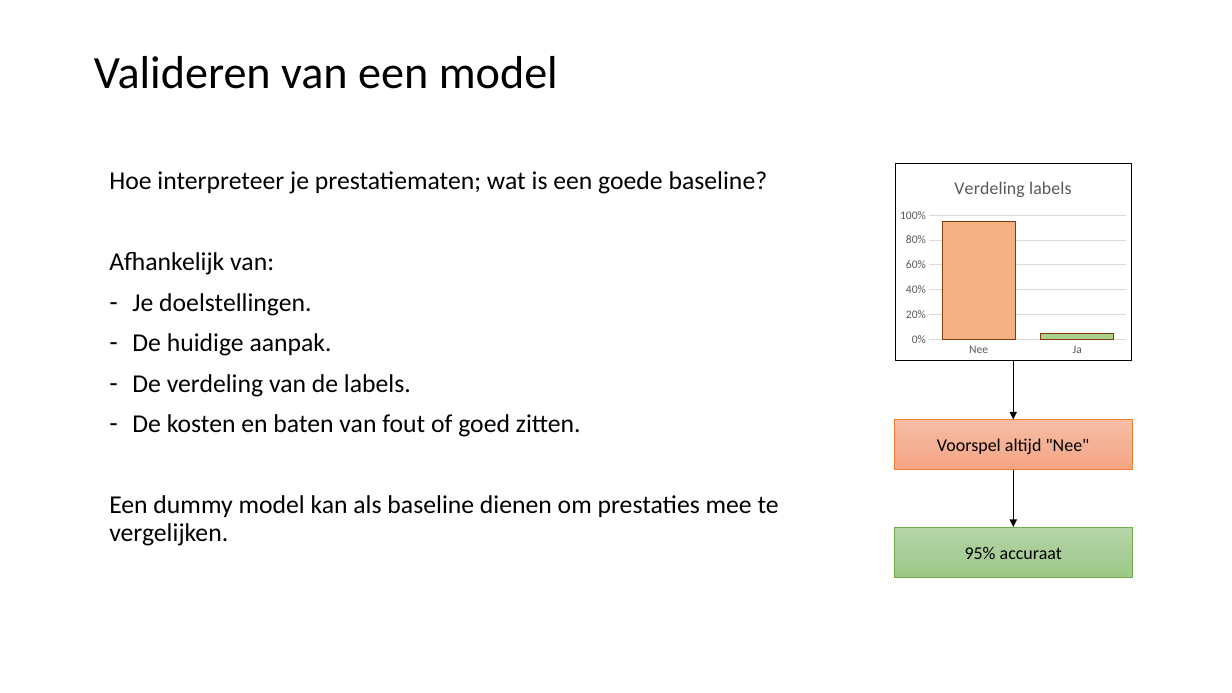
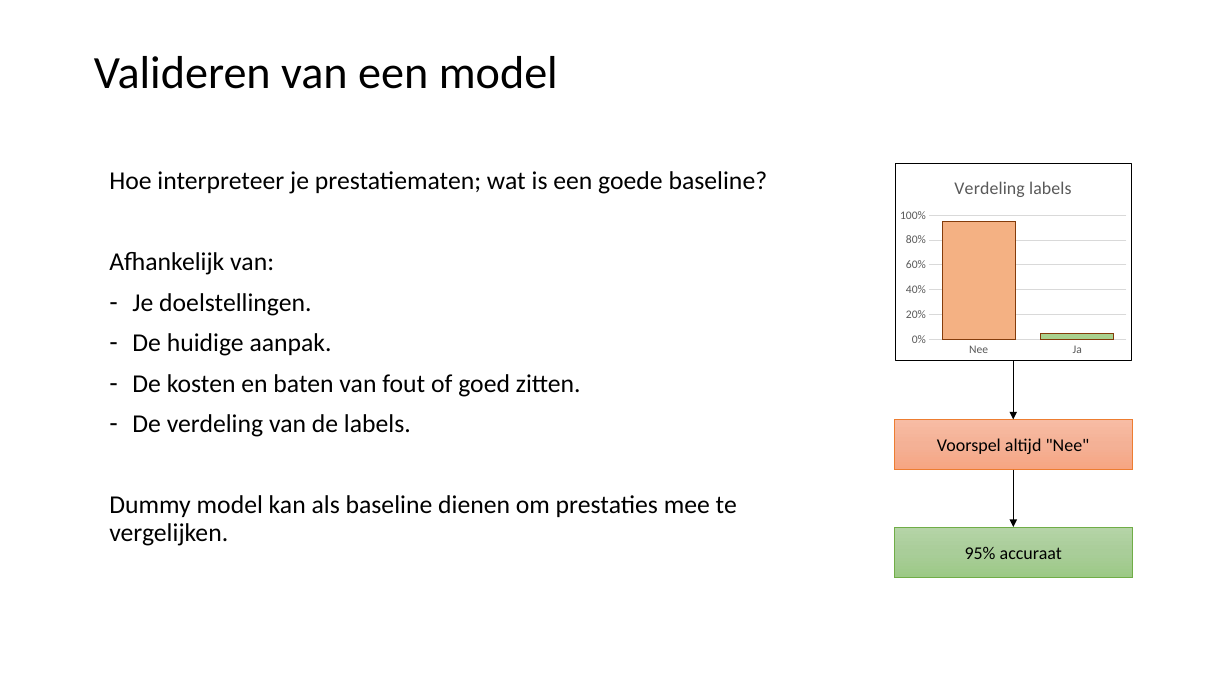
Before and after one commit to LFKoning/knowledge-sharing, a slide deck: slide 34 of python_trainees/4_scikit_learn/python_traineeship_4.pptx (slide 29 before the commit). Drawn at 1232x693 pixels with LibreOffice and Linux fonts; fonts in the diff are those of the drawing. Boxes give left, top, right and bottom in pixels: in the first picture for what was removed or moved away, otherwise in the second. Text is boxed around its words. In the diff, an @@ line names an element or a change of style, - is before the commit and + after.

```diff
--- a/python_trainees/4_scikit_learn/python_traineeship_4.pptx
+++ b/python_trainees/4_scikit_learn/python_traineeship_4.pptx
@@ text at box(132, 374, 581, 397): paragraph added @@
+– De kosten en baten van fout of goed zitten.
@@ text at box(109, 495, 737, 546): text changed @@
-– De kosten en baten van fout of goed zitten.
-Een dummy model kan als baseline dienen om prestaties mee te vergelijken.
+Dummy model kan als baseline dienen om prestaties mee te vergelijken.
```
Also in this commit, not shown: 10 other slides changed, 3 slides added, 1 slide removed, 10 other files.
